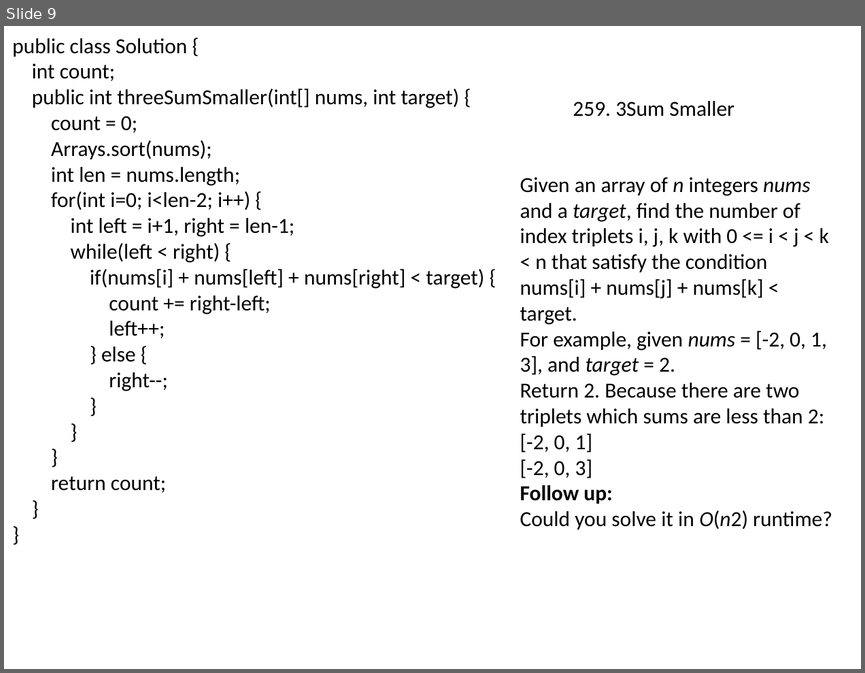
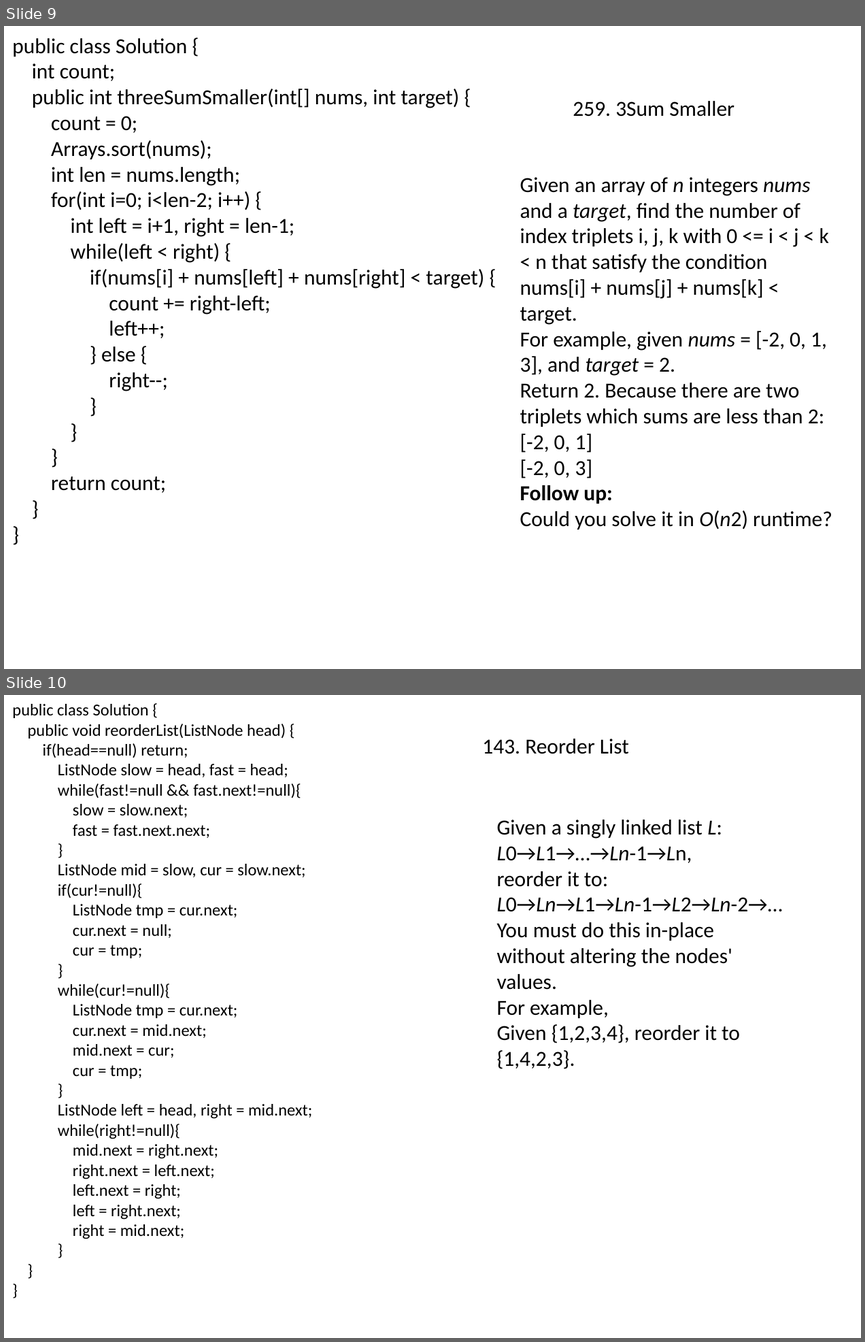
Before and after one commit to songwenxiao/LeetCode-Solutions, a slide deck: Basic/Leetcode.pptx. Shown one above the other, each under a label of ours: slide 9 before the commit, slides 9 and 10 after it. The pictures are 865x673 and 865x1342 pixels, drawn with LibreOffice and Linux fonts; fonts in the diff are those of the drawing. Boxes give left, top, right and bottom in pixels: in the first picture for what was removed or moved away, otherwise in the second. Text is boxed around its words. In the diff, an @@ line names an element or a change of style, - is before the commit and + after.

```diff
--- a/Basic/Leetcode.pptx
+++ b/Basic/Leetcode.pptx
@@ slide 10 added at (4,695,861,1338), background #FFFFFF @@
@@ text added at (12,704,312,1239), 14 pt, text #000000 @@
+public class Solution {
+public void reorderList(ListNode head) {
+if(head==null) return;
+ListNode slow = head, fast = head;
+while(fast!=null && fast.next!=null){
+slow = slow.next;
+fast = fast.next.next;
+}
+ListNode mid = slow, cur = slow.next;
+if(cur!=null){
+ListNode tmp = cur.next;
+cur.next = null;
+cur = tmp;
+}
+while(cur!=null){
+ListNode tmp = cur.next;
+cur.next = mid.next;
+mid.next = cur;
+cur = tmp;
+}
+ListNode left = head, right = mid.next;
+while(right!=null){
+mid.next = right.next;
+right.next = left.next;
+left.next = right;
+left = right.next;
+right = mid.next;
+}
+}
+}
@@ text added at (482,739,629,754), 18 pt, text #000000 @@
+143. Reorder List
@@ text added at (497,819,783,1069), 18 pt, text #000000 @@
+Given a singly linked list L: L0→L1→…→Ln-1→Ln,
+reorder it to: L0→Ln→L1→Ln-1→L2→Ln-2→…
+You must do this in-place without altering the nodes' values.
+For example,
+Given {1,2,3,4}, reorder it to {1,4,2,3}.
```
Also in this commit, not shown: 2 other files.
